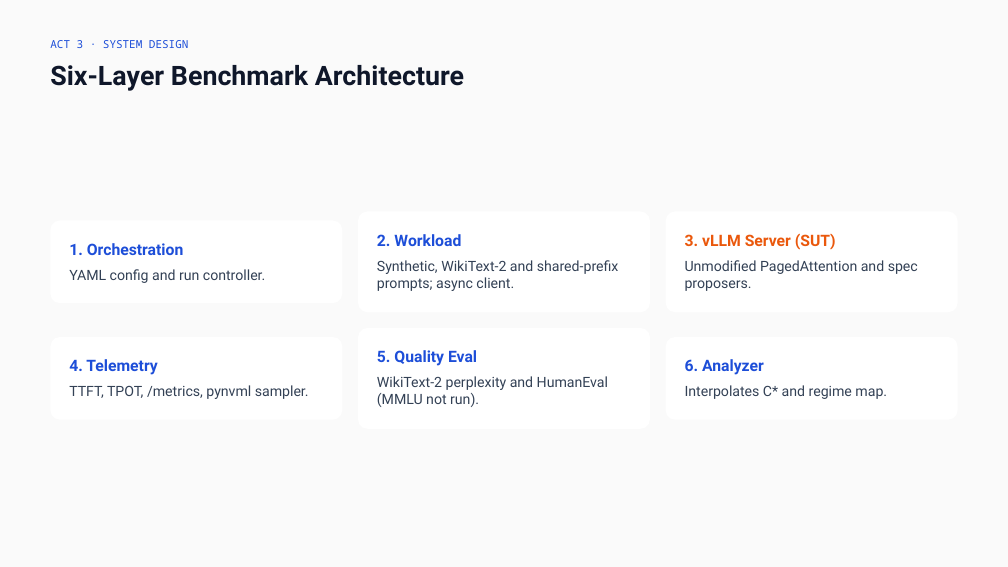
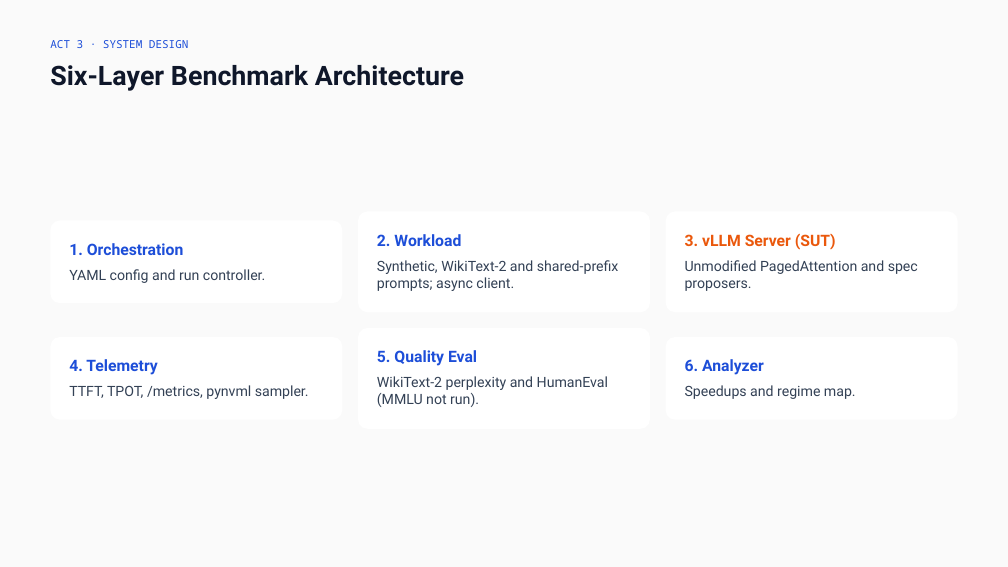
Before and after one commit to mridulpant2010/llm_serving, a slide deck: slide 6 of docs/Final_Presentation.pptx. Drawn at 1008x567 pixels with LibreOffice and Linux fonts; fonts in the diff are those of the drawing. Boxes give left, top, right and bottom in pixels: in the first picture for what was removed or moved away, otherwise in the second. Text is boxed around its words. In the diff, an @@ line names an element or a change of style, - is before the commit and + after.

```diff
--- a/docs/Final_Presentation.pptx
+++ b/docs/Final_Presentation.pptx
@@ text at (685,385,856,399): text changed @@
-Interpolates C* and regime map.
+Speedups and regime map.
```
Also in this commit, not shown: 11 other slides changed, 34 other files.
